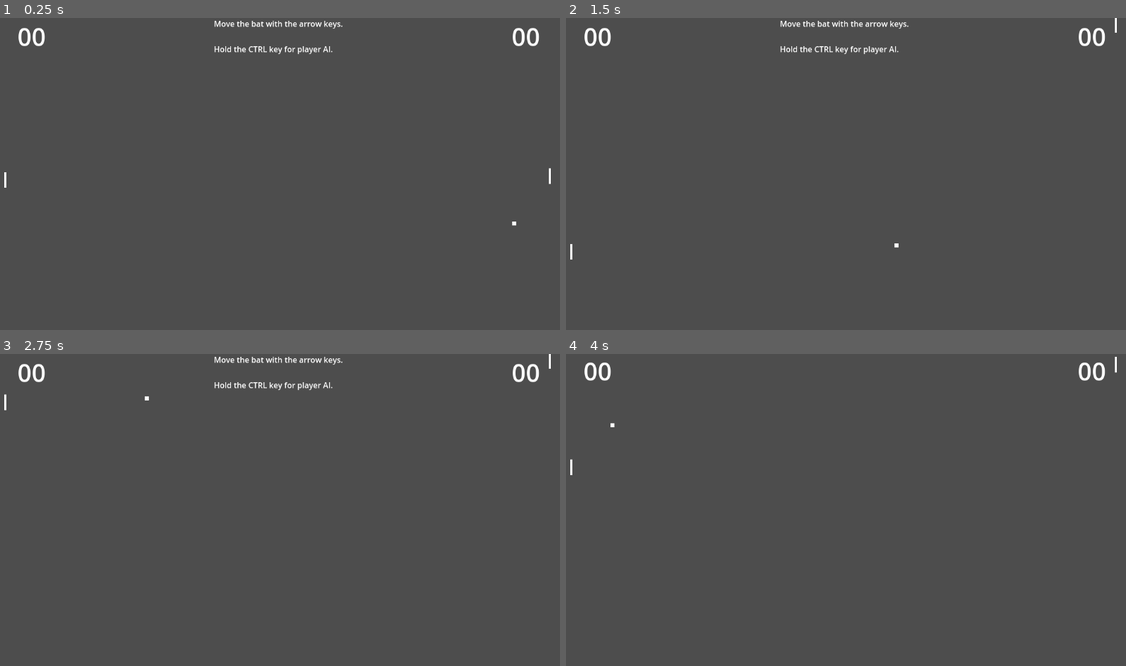
Above: before the commit, frames 1-4 (two rows, left to right).
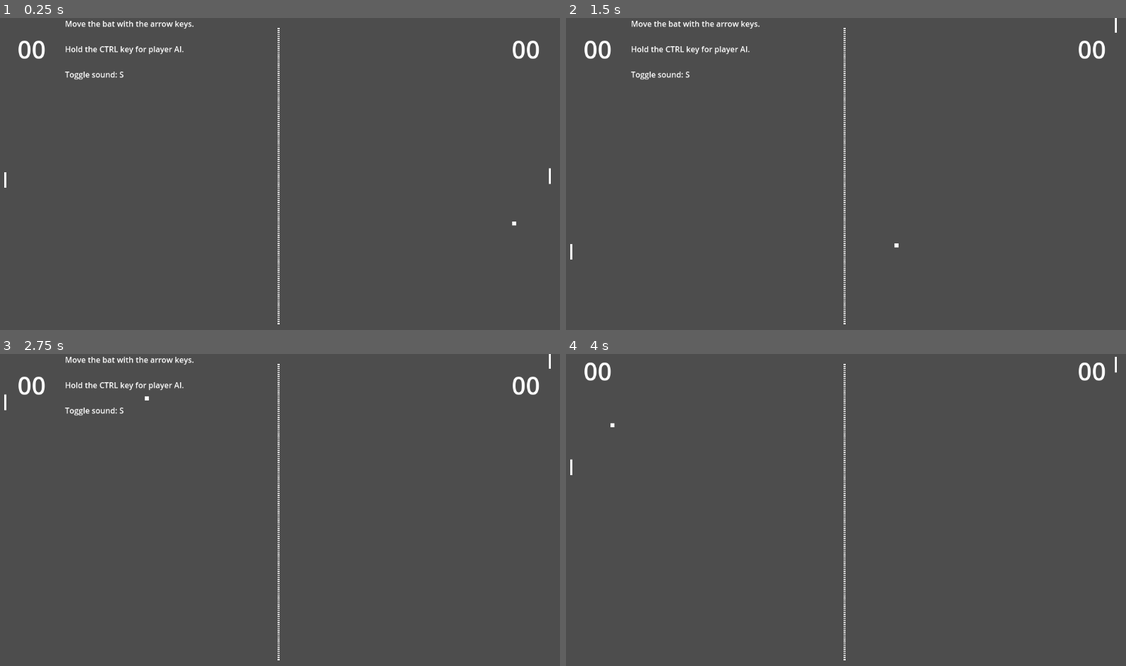
Above: after the commit, the same moments.

Repository: andrew-wilkes/godot-pong
Game: Godot game, scene res://main.tscn
Two runs of this game, one before a commit and one after it. Both use one fixed random seed, a clock stepped at 60 frames per second and the inputs below.
Inputs:
- Up to frame 1 (0.25 s): no input
- Up to frame 2 (1.5 s): tap Enter at 0.5 s; hold Up 0.53-1.28 s; hold Ctrl 0.53-1.28 s; hold S from 1.28 s (still down); tap Ctrl at 1.35 s
- Up to frame 3 (2.75 s): tap Space at 2 s; release S at 2.03 s; hold Up from 2.03 s (still down); hold Ctrl from 2.03 s (still down)
- Up to frame 4 (4 s): tap Enter at 2.75 s; release Ctrl at 2.78 s; tap Ctrl at 2.85 s; tap Space at 3.5 s; release Up at 3.53 s; hold S from 3.53 s (still down); hold Ctrl from 3.53 s (still down)

The runs differ from the first frame. In frame 1, 1.8% of the frame differs, in the area x 3-97%, y 0-99%; in frame 2, 1.8%; in frame 3, 1.8%; in frame 4, 0.2%.

Commit message:
Add sound

Diff:
--- a/src/main.gd
+++ b/src/main.gd
@@ -14,6 +14,7 @@
 var player_bat_pos: Vector2
 var game_score = 0
 var player_score = 0
+var play_sound = true
 
 func _ready():
 	playarea = get_window().size
@@ -42,12 +43,15 @@
 	ball_step.y = 1 if randf() > 0.5 else -1
 	ball_pos.y = (playarea.y - MARGIN * 4) * randf() + MARGIN * 2
 	set_process(true)
+	play_clunk()
 
 
 func _input(event):
 	if event is InputEventKey:
 		if Input.is_key_pressed(KEY_ESCAPE):
 			get_tree().quit()
+		if Input.is_key_pressed(KEY_S):
+			play_sound = !play_sound
 
 
 func _process(delta):
@@ -70,6 +74,7 @@
 		if abs(hit_offset) < (BAT_STEP * 2):
 			ball_step.x *= -1
 			ball_step.y = get_deflection(hit_offset)
+			play_clunk()
 		else:
 			player_score += 1
 			set_score(%PlayerScore, player_score)
@@ -82,6 +87,7 @@
 		if abs(hit_offset) < (BAT_STEP * 2):
 			ball_step.x *= -1
 			ball_step.y = get_deflection(hit_offset)
+			play_clunk()
 		else:
 			game_score += 1
 			set_score(%GameScore, game_score)
@@ -123,6 +129,7 @@
 		Vector2(game_bat_pos.x - BAT_SIZE.x / 2, game_bat_pos.y + BAT_SIZE.y / 2), Color.WHITE, BAT_SIZE.x)
 	draw_line(Vector2(player_bat_pos.x - BAT_SIZE.x / 2, player_bat_pos.y - BAT_SIZE.y / 2),\
 		Vector2(player_bat_pos.x - BAT_SIZE.x / 2, player_bat_pos.y + BAT_SIZE.y / 2), Color.WHITE, BAT_SIZE.x)
+	draw_dashed_line(Vector2(playarea.x / 2, MARGIN), Vector2(playarea.x / 2, playarea.y - MARGIN), Color.WHITE, 4.0, )
 
 
 func set_score(label: Label, score: int):
@@ -132,3 +139,8 @@
 func _on_hb_resized():
 	playarea = get_window().size
 	player_bat_pos.x = playarea.x - MARGIN
+
+
+func play_clunk():
+	if play_sound:
+		$Clunk.play()
--- a/src/main.tscn
+++ b/src/main.tscn
@@ -1,6 +1,7 @@
-[gd_scene load_steps=2 format=3 uid="uid://deugktm1ghfkg"]
+[gd_scene load_steps=3 format=3 uid="uid://deugktm1ghfkg"]
 
 [ext_resource type="Script" path="res://main.gd" id="1_2e3dt"]
+[ext_resource type="AudioStream" uid="uid://bsad2hbejlvnm" path="res://clunk.wav" id="2_jd71i"]
 
 [node name="Main" type="Node2D"]
 script = ExtResource("1_2e3dt")
@@ -11,6 +12,7 @@
 anchors_preset = 10
 anchor_right = 1.0
 grow_horizontal = 2
+theme_override_constants/separation = 40
 
 [node name="GameScore" type="Label" parent="Score/HB"]
 unique_name_in_owner = true
@@ -21,18 +23,16 @@
 horizontal_alignment = 2
 vertical_alignment = 1
 
-[node name="Spacer1" type="Control" parent="Score/HB"]
-layout_mode = 2
-size_flags_horizontal = 3
-
 [node name="Note" type="Label" parent="Score/HB"]
 unique_name_in_owner = true
 layout_mode = 2
 text = "Move the bat with the arrow keys.
 
-Hold the CTRL key for player AI."
+Hold the CTRL key for player AI.
 
-[node name="Spacer2" type="Control" parent="Score/HB"]
+Toggle sound: S"
+
+[node name="Spacer1" type="Control" parent="Score/HB"]
 layout_mode = 2
 size_flags_horizontal = 3
 
@@ -45,4 +45,7 @@
 text = "00"
 vertical_alignment = 1
 
+[node name="Clunk" type="AudioStreamPlayer" parent="."]
+stream = ExtResource("2_jd71i")
+
 [connection signal="resized" from="Score/HB" to="." method="_on_hb_resized"]
Not shown, added: src/clunk.wav.import
Not shown, added: src/clunk.wav
